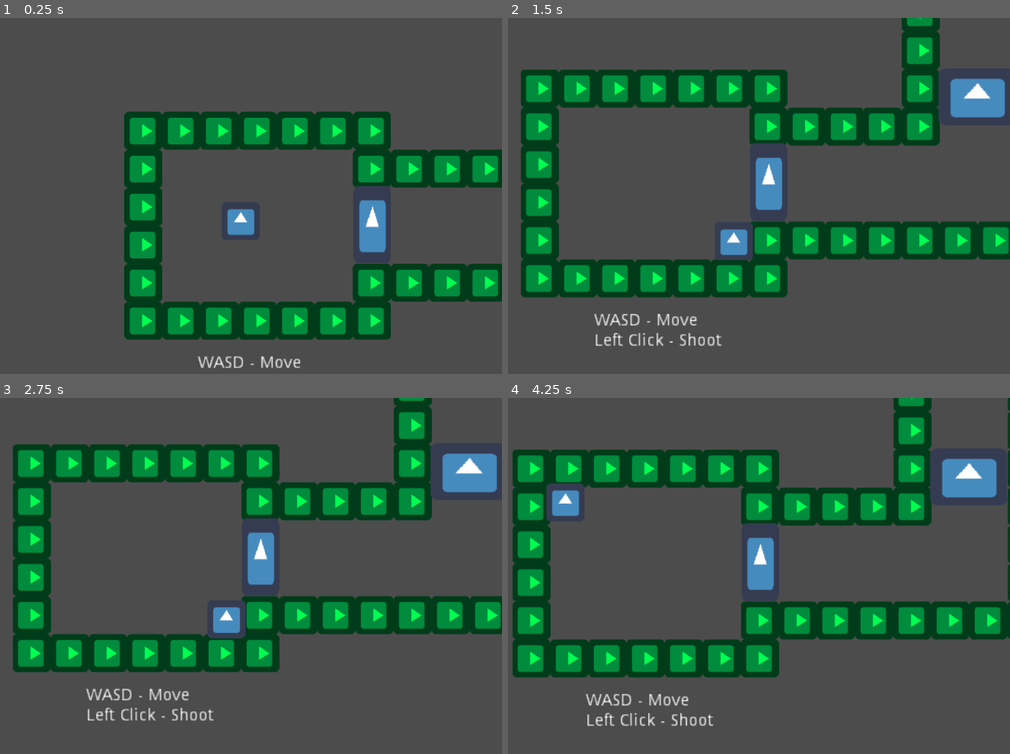
Above: before the commit, frames 1-4 (two rows, left to right).
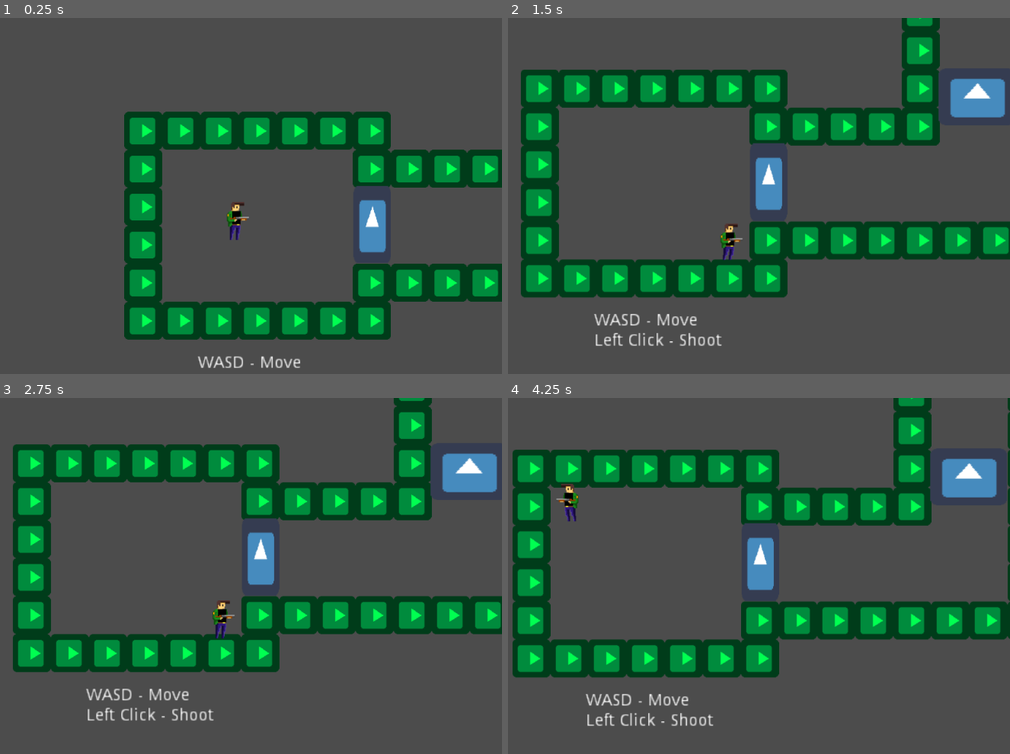
Above: after the commit, the same moments.

Repository: NicoCarpe/OneShot
Game: Godot game, scene res://Scenes/Levels/Level1.tscn
The game is run twice, just before and just after one commit, with the same random seed, the same clock (stepped at 60 frames per second) and the same inputs. The engine's default icon, where the game draws it, is replaced by a stand-in: a white triangle on a blue panel in a dark square.
Inputs (mouse positions are in pixels of both pictures, inside the frame that each line leads up to):
- Up to frame 1 (0.25 s): no input
- Up to frame 2 (1.5 s): tap Enter at 0.5 s; move the mouse to (839, 178) at 0.52 s; hold Right (ui_right) 0.53-1.28 s; tap Space at 1.25 s; move the mouse to (583, 213) at 1.27 s; hold Down (ui_down) from 1.28 s (still down)
- Up to frame 3 (2.75 s): tap Enter at 2 s; move the mouse to (256, 497) at 2.02 s; release Down (ui_down) at 2.03 s; hold Right (ui_right) from 2.03 s (still down)
- Up to frame 4 (4.25 s): move the mouse to (673, 647) at 2.77 s; release Right (ui_right) at 2.78 s; hold Up (ui_up) 2.78-3.53 s; move the mouse to (889, 629) at 3.52 s; hold Left (ui_left) from 3.53 s (still down)

The runs differ from the first frame. In frame 1, 0.5% of the frame differs, in the area x 45-51%, y 51-63%; in frame 2, 0.5%; in frame 3, 0.6%; in frame 4, 0.6%, in the area x 7-16%, y 23-35%.

Commit message:
Initial Animation

Diff:
--- a/Scenes/Player.tscn
+++ b/Scenes/Player.tscn
@@ -1,7 +1,7 @@
-[gd_scene load_steps=5 format=2]
+[gd_scene load_steps=6 format=2]
 
 [ext_resource path="res://Scripts/Player.gd" type="Script" id=1]
-[ext_resource path="res://icon.png" type="Texture" id=2]
+[ext_resource path="res://Sprites/Player Sprites/Player Sprites.png" type="Texture" id=2]
 [ext_resource path="res://Audio/1Gunshot.wav" type="AudioStream" id=3]
 
 [sub_resource type="CircleShape2D" id=1]
@@ -9,7 +9,26 @@
 custom_solver_bias = 0.0
 radius = 25.0
 
-[node name="Player" type="KinematicBody2D" groups=[
+[sub_resource type="Animation" id=2]
+
+resource_name = "Idle"
+length = 0.9
+loop = true
+step = 0.3
+tracks/0/type = "value"
+tracks/0/path = NodePath("Sprite:frame")
+tracks/0/interp = 1
+tracks/0/loop_wrap = true
+tracks/0/imported = false
+tracks/0/enabled = true
+tracks/0/keys = {
+"times": PoolRealArray( 0, 0.3, 0.6 ),
+"transitions": PoolRealArray( 1, 1, 1 ),
+"update": 1,
+"values": [ 0, 1, 2 ]
+}
+
+[node name="Player" type="KinematicBody2D" index="0" groups=[
 "Player",
 ]]
 
@@ -24,6 +43,9 @@
 [node name="Sprite" type="Sprite" parent="." index="0"]
 
 texture = ExtResource( 2 )
+hframes = 3
+frame = 1
+_sections_unfolded = [ "Animation", "Offset" ]
 
 [node name="CollisionShape2D" type="CollisionShape2D" parent="." index="1"]
 
@@ -70,3 +92,13 @@
 wait_time = 1.0
 one_shot = false
 autostart = false
+
+[node name="AnimationPlayer" type="AnimationPlayer" parent="." index="5"]
+
+root_node = NodePath("..")
+autoplay = ""
+playback_process_mode = 1
+playback_default_blend_time = 0.0
+playback_speed = 1.0
+anims/Idle = SubResource( 2 )
+blend_times = [  ]
--- a/Scripts/Player.gd
+++ b/Scripts/Player.gd
@@ -3,7 +3,7 @@
 export var NORMAL_SPEED = 500
 var MOTION_SPEED = NORMAL_SPEED
 #onready var SpriteNode = get_node("Sprite")
-#onready var AnimNode = get_node("AnimationPlayer")
+onready var AnimNode = get_node("AnimationPlayer")
 #onready var WeaponNode = get_node("RotationNode/WeaponSwing")
 #onready var RotationNode = get_node("RotationNode")
 var movedir = Vector2(0,0)
@@ -15,6 +15,8 @@
 onready var bullet = preload("res://Scenes/Bullet.tscn")
 var haveBullet = true
 var canShoot = true
+var anim
+var animNew
 
 #onready var healthBar = $CanvasLayer/PlayerUI/HealthBar
 #onready var healthUpProgress = $CanvasLayer/PlayerUI/HealthUpProgress
@@ -68,12 +70,12 @@
 #		anim = "PlayerWalkingDown"
 #	elif movedir.y < 0:
 #		anim = "PlayerWalkingUp"
-#	if movedir.x > 0:
-#		anim = "PlayerWalkingRight"
-#		$Sprite.flip_h = false
-#	elif movedir.x < 0:
-#		anim = "PlayerWalkingRight"
-#		$Sprite.flip_h = true
+	if movedir.x > 0:
+		anim = "PlayerWalkingRight"
+		$Sprite.flip_h = false
+	elif movedir.x < 0:
+		anim = "PlayerWalkingRight"
+		$Sprite.flip_h = true
 
 	if SHOOT && canShoot:
 		if haveBullet:
@@ -108,11 +110,11 @@
 			collision.collider.queue_free()
 			haveBullet = true
 		move_and_slide(motion)
-#	if movedir == Vector2():
-#		anim = "Idle"
-#	if anim != animNew:
-#		animNew = anim
-#		AnimNode.play(anim)
+	if movedir == Vector2():
+		anim = "Idle"
+	if anim != animNew:
+		animNew = anim
+		AnimNode.play(anim)
 
 func bulletShootDelay(sec):
 	$bulletDelayTimer.set_wait_time(sec) # Set Timer's delay to "sec" seconds
Not shown, added: Sprites/Player Sprites/Player Sprites.png.import
